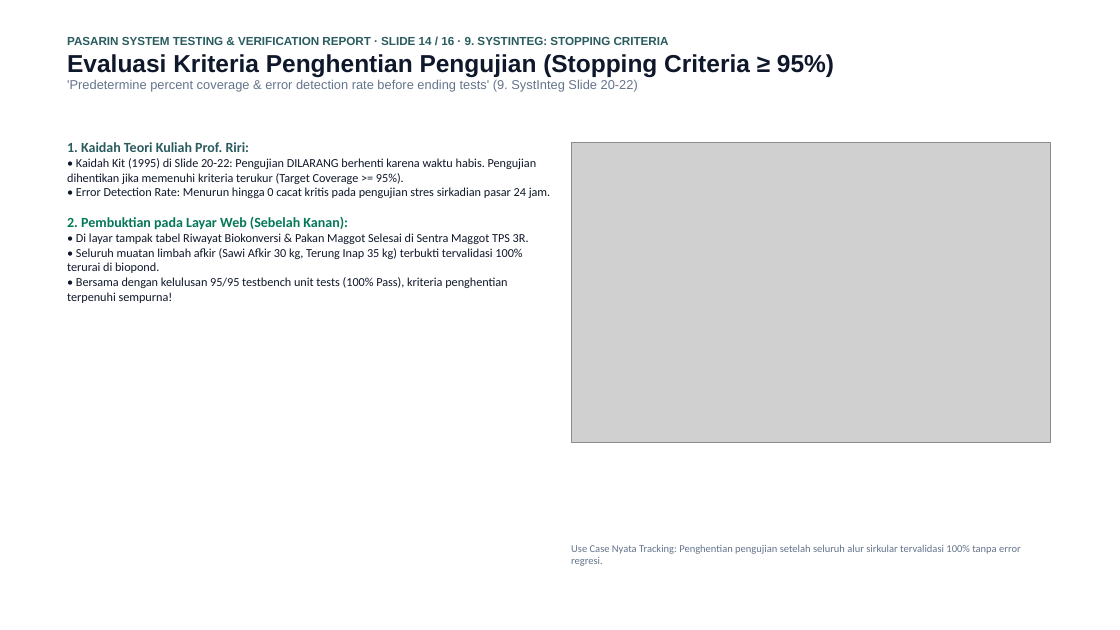
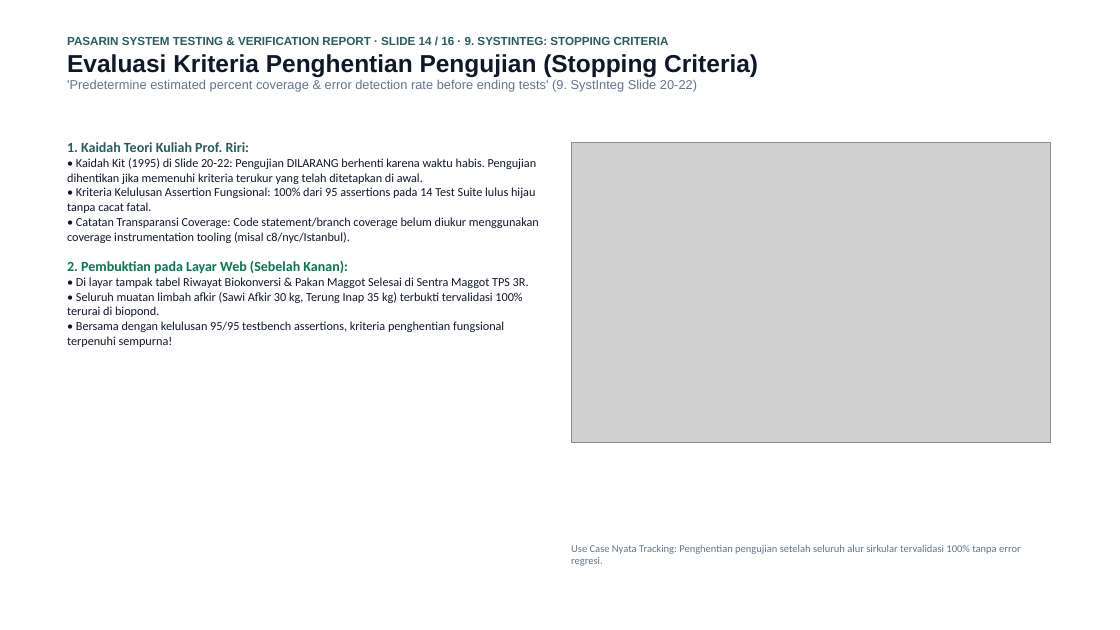
Before and after one commit to mrshlaf/pasarin, a slide deck: slide 14 of LAPORAN_PENGUJIAN_DAN_VERIFIKASI_SISTEM_PASARIN.pptx. Drawn at 1120x630 pixels with LibreOffice and Linux fonts; fonts in the diff are those of the drawing; grey boxes stand for pictures. Boxes give left, top, right and bottom in pixels: in the first picture for what was removed or moved away, otherwise in the second. Text is boxed around its words. In the diff, an @@ line names an element or a change of style, - is before the commit and + after.

```diff
--- a/LAPORAN_PENGUJIAN_DAN_VERIFIKASI_SISTEM_PASARIN.pptx
+++ b/LAPORAN_PENGUJIAN_DAN_VERIFIKASI_SISTEM_PASARIN.pptx
@@ text at [67, 54, 758, 92]: text changed @@
-Evaluasi Kriteria Penghentian Pengujian (Stopping Criteria ≥ 95%)
-'Predetermine percent coverage & error detection rate before ending tests' (9. SystInteg Slide 20-22)
+Evaluasi Kriteria Penghentian Pengujian (Stopping Criteria)
+'Predetermine estimated percent coverage & error detection rate before ending tests' (9. SystInteg Slide 20-22)
@@ text at [67, 158, 539, 243]: text changed @@
-• Kaidah Kit (1995) di Slide 20-22: Pengujian DILARANG berhenti karena waktu habis. Pengujian dihentikan jika memenuhi kriteria terukur (Target Coverage >= 95%).
-• Error Detection Rate: Menurun hingga 0 cacat kritis pada pengujian stres sirkadian pasar 24 jam.
+• Kaidah Kit (1995) di Slide 20-22: Pengujian DILARANG berhenti karena waktu habis. Pengujian dihentikan jika memenuhi kriteria terukur yang telah ditetapkan di awal.
+• Kriteria Kelulusan Assertion Fungsional: 100% dari 95 assertions pada 14 Test Suite lulus hijau tanpa cacat fatal.
+• Catatan Transparansi Coverage: Code statement/branch coverage belum diukur menggunakan coverage instrumentation tooling (misal c8/nyc/Istanbul).
@@ text at [67, 277, 529, 347]: text changed @@
-• Di layar tampak tabel Riwayat Biokonversi & Pakan Maggot Selesai di Sentra Maggot TPS 3R.
-• Seluruh muatan limbah afkir (Sawi Afkir 30 kg, Terung Inap 35 kg) terbukti tervalidasi 100% terurai di biopond.
-• Bersama dengan kelulusan 95/95 testbench unit tests (100% Pass), kriteria penghentian terpenuhi sempurna!
+• Di layar tampak tabel Riwayat Biokonversi & Pakan Maggot Selesai di Sentra Maggot TPS 3R.
+• Seluruh muatan limbah afkir (Sawi Afkir 30 kg, Terung Inap 35 kg) terbukti tervalidasi 100% terurai di biopond.
+• Bersama dengan kelulusan 95/95 testbench assertions, kriteria penghentian fungsional terpenuhi sempurna!
```
Also in this commit, not shown: 10 other slides changed, 2 other files.
